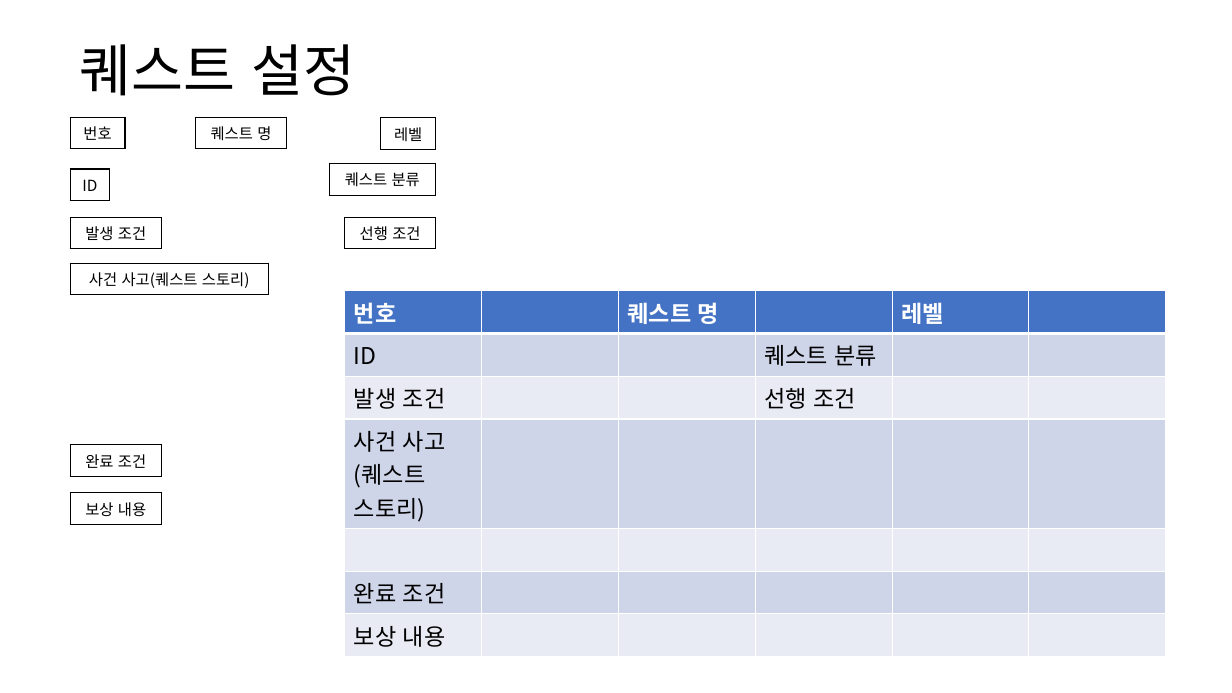
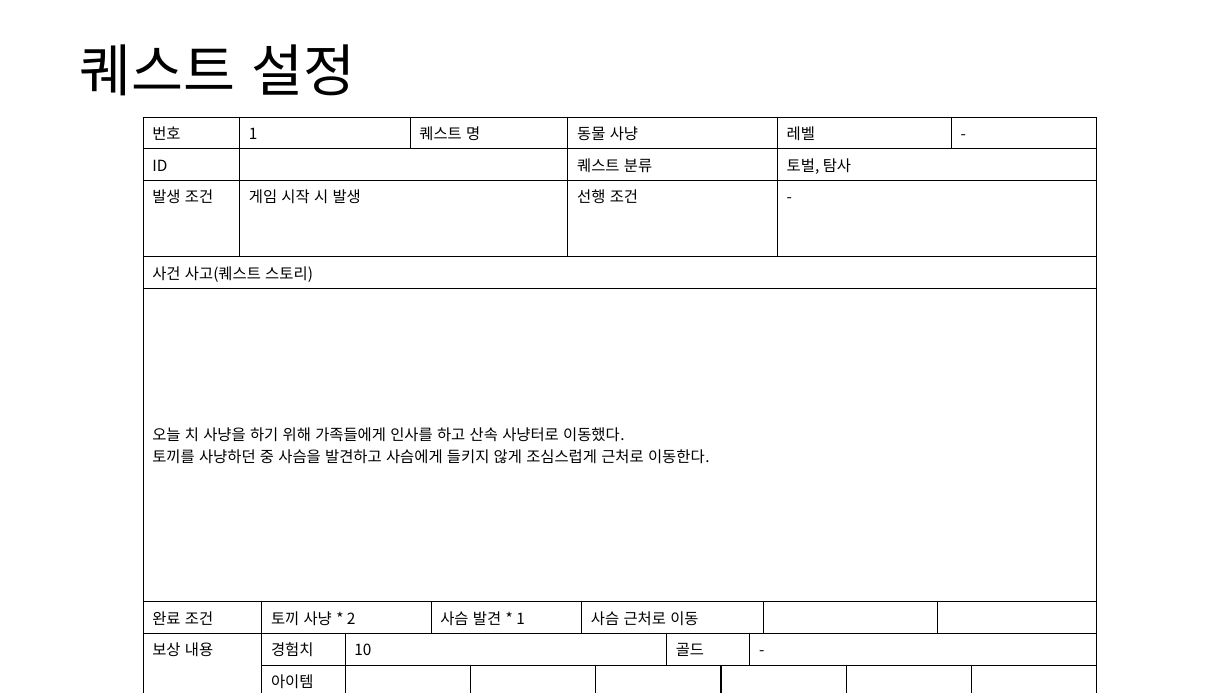
Before and after one commit to yjk0401/unityenginebasic_9th, a slide deck: slide 20 of 기획/메인 스토리 기획서.pptx. Drawn at 1232x693 pixels with LibreOffice and Linux fonts; fonts in the diff are those of the drawing. Boxes give left, top, right and bottom in pixels: in the first picture for what was removed or moved away, otherwise in the second. Text is boxed around its words. In the diff, an @@ line names an element or a change of style, - is before the commit and + after.

```diff
--- a/기획/메인 스토리 기획서.pptx
+++ b/기획/메인 스토리 기획서.pptx
@@ table removed at (70, 117, 125, 145), 1 rows, 1 columns @@
-번호
@@ table at (143, 117, 1091, 693) @@
-번호 |  | 퀘스트 명 |  | 레벨 | 
-ID |  |  | 퀘스트 분류 |  | 
-발생 조건 |  |  | 선행 조건 |  | 
-사건 사고(퀘스트 스토리) |  |  |  |  | 
- |  |  |  |  | 
-완료 조건 |  |  |  |  | 
-보상 내용 |  |  |  |  | 
+번호 | 1 |  |  | 퀘스트 명 |  |  | 동물 사냥 |  |  |  |  |  |  | 레벨 |  |  | - | 
+ID |  |  |  |  |  |  | 퀘스트 분류 |  |  |  |  |  |  | 토벌, 탐사 |  |  |  | 
+발생 조건 | 게임 시작 시 발생 |  |  |  |  |  | 선행 조건 |  |  |  |  |  |  | - |  |  |  | 
+사건 사고(퀘스트 스토리) |  |  |  |  |  |  |  |  |  |  |  |  |  |  |  |  |  | 
+오늘 치 사냥을 하기 위해 가족들에게 인사를 하고 산속 사냥터로 이동했다. / 토끼를 사냥하던 중 사슴을 발견하고 사슴에게 들키지 않게 조심스럽게 근처로 이동한다. |  |  |  |  |  |  |  |  |  |  |  |  |  |  |  |  |  | 
+완료 조건 |  | 토끼 사냥 * 2 |  |  | 사슴 발견 * 1 |  |  | 사슴 근처로 이동 |  |  |  |  |  |  |  |  |  | 
+보상 내용 |  | 경험치 | 10 |  |  |  |  |  |  | 골드 |  | - |  |  |  |  |  | 
+ |  | 아이템 |  |  |  |  |  |  |  |  |  |  |  |  |  |  |  | 
@@ table: place and size @@
-table at (345, 291, 1165, 651)
+table at (143, 117, 1091, 693)
@@ table removed at (196, 117, 287, 145), 1 rows, 1 columns @@
-퀘스트 명
@@ table removed at (381, 118, 435, 146), 1 rows, 1 columns @@
-레벨
@@ table removed at (70, 169, 109, 197), 1 rows, 1 columns @@
-ID
@@ table removed at (329, 164, 435, 191), 1 rows, 1 columns @@
-퀘스트 분류
@@ table removed at (70, 217, 161, 245), 1 rows, 1 columns @@
-발생 조건
@@ table removed at (345, 217, 435, 245), 1 rows, 1 columns @@
-선행 조건
@@ table removed at (70, 263, 268, 292), 1 rows, 1 columns @@
-사건 사고(퀘스트 스토리)
@@ table removed at (70, 445, 161, 472), 1 rows, 1 columns @@
-완료 조건
@@ table removed at (70, 493, 161, 521), 1 rows, 1 columns @@
-보상 내용
```
Also in this commit, not shown: 7 slides added.
